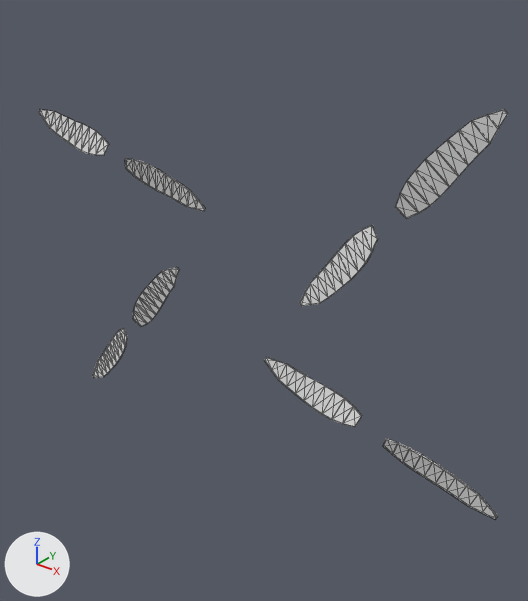
An edit to the OBJ model assets/meshes/drones/mavic4pro/mavic4pro__prop.obj, drawn before and after from the same camera.
Rendered twice from a 50 mm lens placed at (0.451, -0.549, 0.314), pointed at (0.032, -0.026, -0.01). Lighting does not change. The marker at lower left points along +X, +Y and +Z. The older version comes first. Mesh edges are drawn as thin lines. Where no turn or scale is listed for an object, it has been applied to the vertices.

In view in the first picture: 'mavic4pro__prop'.
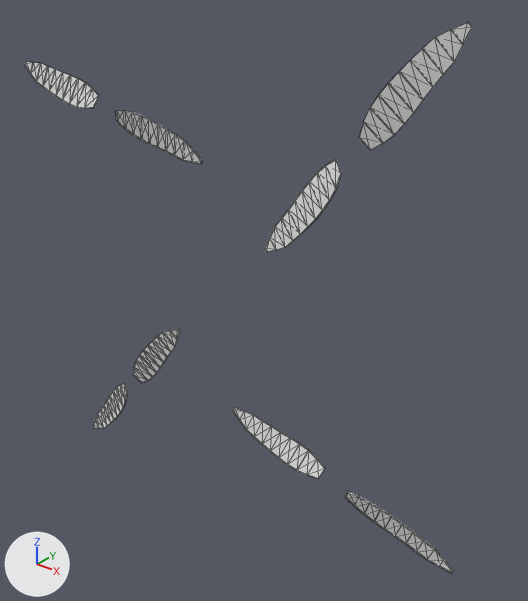
Boxes [x1, y1, x2, y2] around the edits, measured in the pictures (528 x 601 px; the box of a moved part takes in the faces that stretch with it):
'mavic4pro__prop', reshaped (34% taller)
    before: [39, 109, 508, 519]
    after: [25, 22, 472, 573]
part 1 of me_mavic4pro__prop, moved or reshaped
    before: [395, 109, 508, 219]
    after: [359, 22, 472, 150]
part 2 of me_mavic4pro__prop, moved or reshaped
    before: [299, 225, 378, 306]
    after: [264, 160, 342, 252]
part 3 of me_mavic4pro__prop, moved or reshaped
    before: [39, 109, 109, 155]
    after: [25, 62, 99, 108]
part 4 of me_mavic4pro__prop, moved or reshaped
    before: [125, 159, 205, 211]
    after: [116, 111, 202, 164]
part 5 of me_mavic4pro__prop, moved or reshaped
    before: [93, 328, 128, 378]
    after: [93, 383, 128, 429]
part 6 of me_mavic4pro__prop, moved or reshaped
    before: [133, 267, 179, 327]
    after: [133, 329, 180, 383]
part 7 of me_mavic4pro__prop, moved or reshaped
    before: [383, 439, 497, 519]
    after: [345, 491, 453, 573]
part 8 of me_mavic4pro__prop, moved or reshaped
    before: [264, 357, 362, 427]
    after: [233, 408, 325, 478]

The change in detail:
me_mavic4pro__prop is used by ob_mavic4pro__prop; location (0.0, 0.0, 0.0).
me_mavic4pro__prop had 352 vertices, 672 faces and spanned x -0.3..0.3, y -0.037..-0.029, z -0.21..0.21.
me_mavic4pro__prop now has 352 vertices, 672 faces and spans x -0.278..0.278, y -0.063..-0.054, z -0.268..0.268.
me_mavic4pro__prop part 1: the loose piece of 44 vertices spanning x 0.177..0.258, y -0.037..-0.029, z 0.112..0.21 is moved by (-0.023, -0.026, 0.058).
me_mavic4pro__prop part 2: the loose piece of 44 vertices spanning x 0.081..0.163, y -0.037..-0.029, z 0.002..0.1 is moved by (-0.023, -0.026, 0.058).
me_mavic4pro__prop part 3: the loose piece of 44 vertices spanning x -0.3..-0.182, y -0.037..-0.029, z 0.103..0.142 is moved by (0.023, -0.026, 0.058).
me_mavic4pro__prop part 4: the loose piece of 44 vertices spanning x -0.157..-0.039, y -0.037..-0.029, z 0.07..0.109 is moved by (0.023, -0.026, 0.058).
me_mavic4pro__prop part 5: the loose piece of 44 vertices spanning x -0.258..-0.177, y -0.037..-0.029, z -0.21..-0.112 is moved by (0.023, -0.026, -0.058).
me_mavic4pro__prop part 6: the loose piece of 44 vertices spanning x -0.163..-0.081, y -0.037..-0.029, z -0.1..-0.002 is moved by (0.023, -0.026, -0.058).
me_mavic4pro__prop part 7: the loose piece of 44 vertices spanning x 0.182..0.3, y -0.037..-0.029, z -0.142..-0.103 is moved by (-0.023, -0.026, -0.058).
me_mavic4pro__prop part 8: the loose piece of 44 vertices spanning x 0.039..0.157, y -0.037..-0.029, z -0.109..-0.07 is moved by (-0.023, -0.026, -0.058).
